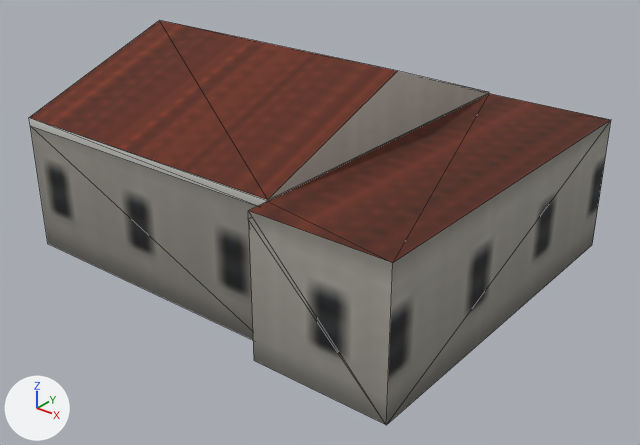
A saved change to the glTF model assets/coronado_kit/buildings/houses/spanish_white/house_spanish_white_far.glb.
Camera for both pictures: a 50 mm lens placed at (13.89, -17.05, 11.44), pointed at (0.81, -0.7, 1.31). Every picture has the same lights, and +X, +Y and +Z are marked at lower left. The older version comes first. Mesh edges are drawn as thin lines. Vertices at exactly the same position are counted once.

The first picture shows 'house_spanish_white_far'.
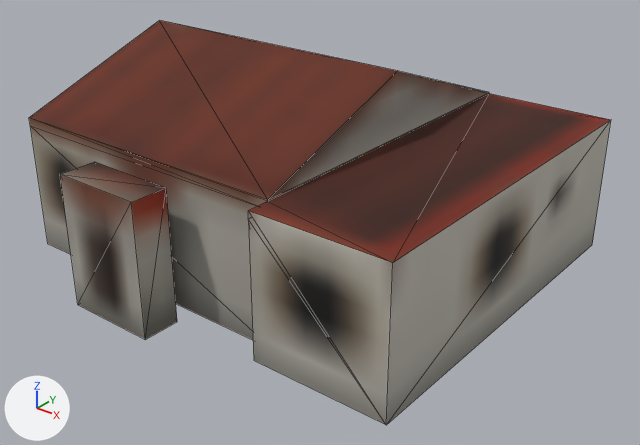
Pixel boxes (x1, y1, x2, y2) of what changed, in the pictures (640 x 445 px):
'house_spanish_white_far', surface changed, reshaped: (29, 20, 611, 425) in both
part 1 of me_house_spanish_white_far, added: after (60, 162, 177, 340)
part 2 of me_house_spanish_white_far, recoloured: (29, 24, 611, 425) in both

The change, as a list of edits to the scene's bpy script:
```text
Add img_bld_lod_color_png:
    img_bld_lod_color_png = load_image('bld_lod_color.png', '../../../textures/bld_lod_color.png', 2048, 2048, 'sRGB')
Change mat_bld_far:
    where n0 = _N.new('ShaderNodeBsdfPrincipled'); n0.name = 'Principled BSDF'
    n0.inputs[2].default_value: 0.9 -> 0.85  # 'Roughness'
    where n4 = _N.new('ShaderNodeTexImage'); n4.name = 'Image Texture'
    n4.image: img_far_color_png -> img_bld_lod_color_png
    add n4.extension = 'EXTEND'
Change me_house_spanish_white_far:
    used by ob_house_spanish_white_far; location = (0.0, 0.0, 0.0)
    verts and faces of me_house_spanish_white_far; kept vertices keep their numbers, new ones are numbered from 23
    remove me_house_spanish_white_far.from_pydata(...)  # 23 vertices, 37 faces; spans x -6.0..6.0, y -5.05..5.05, z 0.0..5.44
    add me_house_spanish_white_far.from_pydata(...)  # 31 vertices, 47 faces; spans x -6.0..6.0, y -6.0..5.05, z 0.0..5.44
    me_house_spanish_white_far part 1
    add verts[23] = (-2.64, -6.0, 0.0)  # pixel (77, 304)
    add verts[24] = (-2.64, -6.0, 3.5)  # pixel (59, 174)
    add verts[25] = (-2.64, -5.0, 0.0)
    add verts[26] = (-2.64, -5.0, 3.5)  # pixel (94, 161)
    add for new, old in zip([*range(27, 31)], [*range(23, 27)]): verts[new] = verts[old] + (2.5, 0.0, 0.0)
    add faces += [(23, 27, 28), (23, 28, 24), (25, 26, 29), (26, 30, 29), (27, 29, 30), (27, 30, 28)]
    add faces += [(23, 24, 25), (24, 26, 25), (24, 28, 30), (24, 30, 26)]
    me_house_spanish_white_far part 2: 34 kept faces spanning x -6.0..6.0, y -5.05..5.05, z 0.0..5.44 get new vertex colours
```
